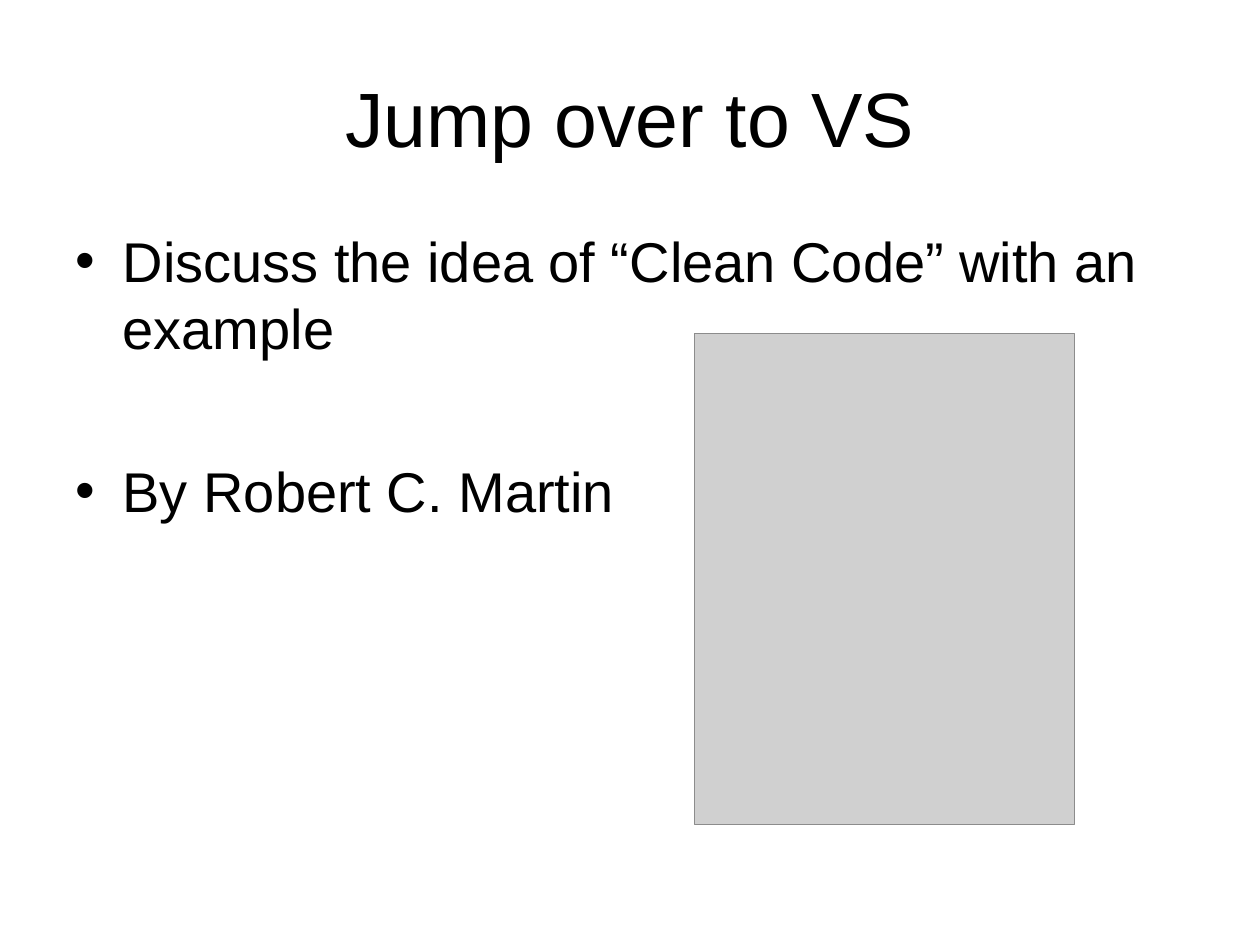
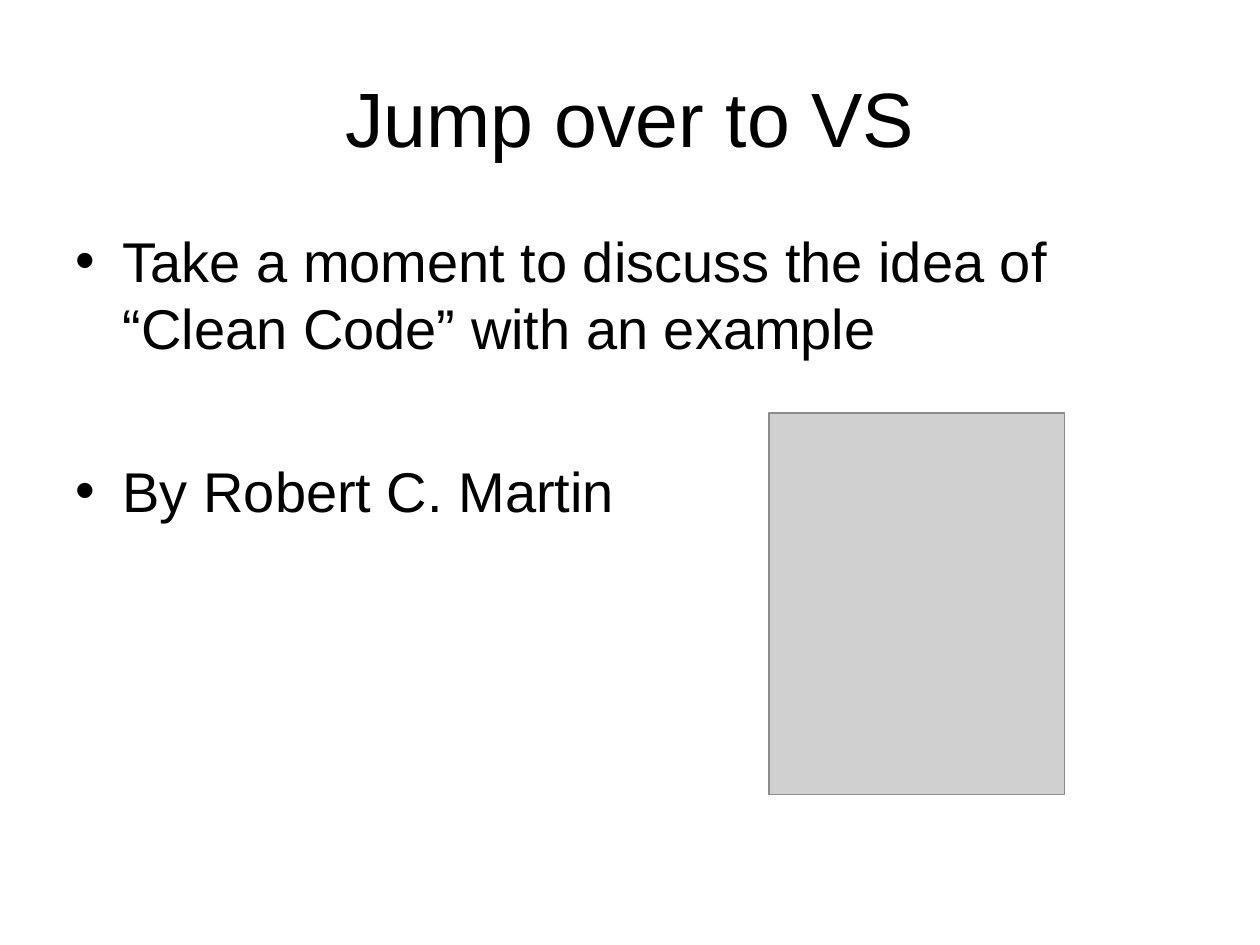
Before and after one commit to anibalvelarde/CodeSmells, a slide deck: slide 17 of DevelopingANoseForCodeSmells.ppt. Drawn at 1260x945 pixels with LibreOffice and Linux fonts; fonts in the diff are those of the drawing; grey boxes stand for pictures; background and template pictures are left out. Boxes give left, top, right and bottom in pixels: in the first picture for what was removed or moved away, otherwise in the second. Text is boxed around its words. In the diff, an @@ line names an element or a change of style, - is before the commit and + after.

Commit message:
Updated the PPT file
Added a couple of explanation points on clean code and about Unit / Integration testing.

```diff
--- a/DevelopingANoseForCodeSmells.ppt
+++ b/DevelopingANoseForCodeSmells.ppt
@@ text at bbox=[123, 241, 1047, 360]: text changed @@
-• Discuss the idea of “Clean Code” with an example
+• Take a moment to discuss the idea of “Clean Code” with an example
@@ picture: place and size @@
-picture at bbox=[694, 334, 1075, 824]
+picture at bbox=[769, 413, 1065, 795]
```
